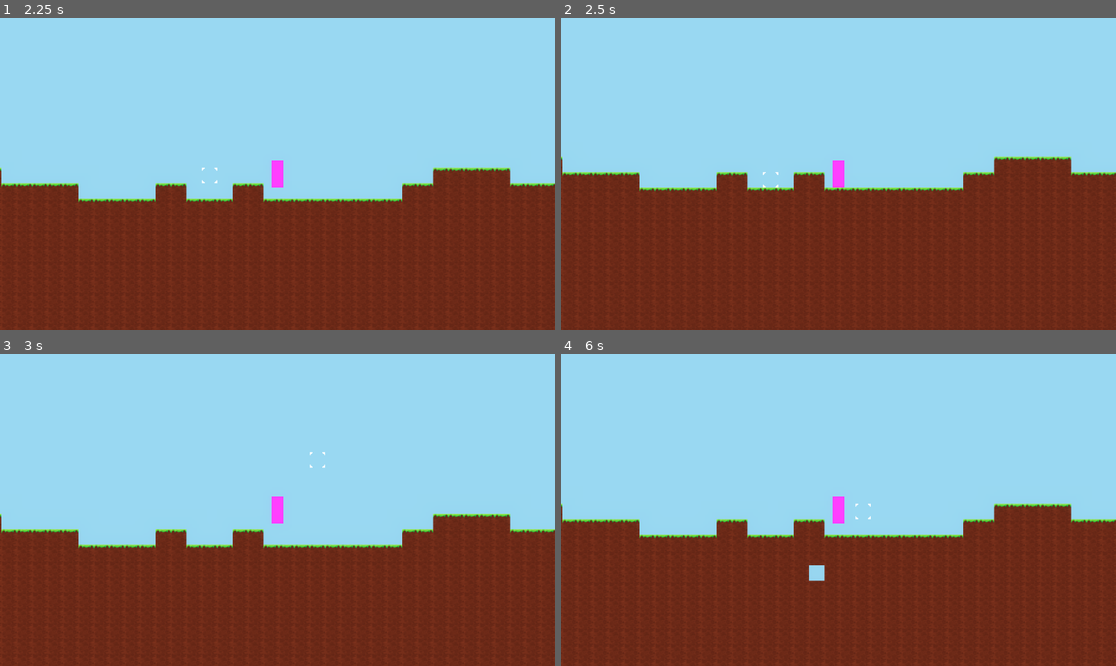
Above: before the commit, frames 1-4 (two rows, left to right).
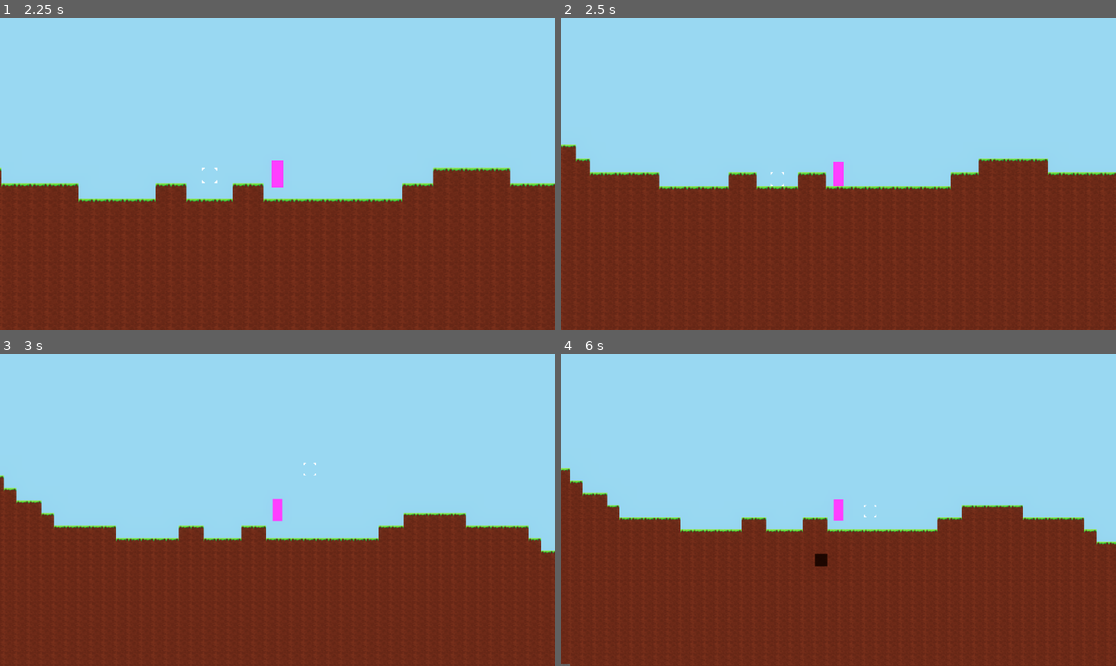
Above: after the commit, the same moments.

Repository: Jpeg0/bladecast
Game: Godot game, scene res://Scenes/MainMenu.tscn
The game is run twice, just before and just after one commit, with the same random seed, the same clock (stepped at 60 frames per second) and the same inputs.
Inputs (mouse positions are in pixels of both pictures, inside the frame that each line leads up to):
- Up to frame 1 (2.25 s): click (277, 198) at 0.5 s; tap Enter at 1.25 s; move the mouse to (399, 158) at 1.27 s; tap A (A) at 1.35 s; click (399, 158) at 1.42 s; tap Space (Jump) at 1.52 s; tap D (D) at 1.55, 2.1 s; move the mouse to (166, 189) at 2.02 s; click (166, 189) at 2.17 s
- Up to frame 2 (2.5 s): tap Space (Jump) at 2.27 s; tap Mouse wheel down (Scroll_Down, bound only after the commit) at 2.3 s
- Up to frame 3 (3 s): tap Space (Jump) at 2.75 s; move the mouse to (333, 441) at 2.77 s; tap Mouse wheel down (Scroll_Down, bound only after the commit) at 2.85 s; click (333, 441) at 2.92 s
- Up to frame 4 (6 s): tap Mouse wheel up (Scroll_Up, bound only after the commit) at 3.05, 3.6 s; move the mouse to (810, 572) at 3.52 s; click (810, 572) at 3.67 s; tap Space (Jump) at 3.77, 4.52, 5.27 s; tap A (A) at 3.8, 4.35 s; move the mouse to (1005, 556) at 4.27 s; click (1005, 556) at 4.42 s; tap D (D) at 4.55, 5.1 s; tap Enter at 5 s; move the mouse to (672, 463) at 5.02 s; click (672, 463) at 5.17 s; tap Mouse wheel down (Scroll_Down, bound only after the commit) at 5.3, 5.85 s; move the mouse to (866, 510) at 5.77 s; click (866, 510) at 5.92 s

Frame 1 is identical in both runs. In frame 2, 2.3% of the frame differs, in the area x 0-100%, y 40-98%; in frame 3, 4.8%; in frame 4, 5.0%, in the area x 0-100%, y 36-100%.

Commit message:
Interpolating Movement

Diff:
--- a/Scenes/Console.tscn
+++ b/Scenes/Console.tscn
@@ -1,6 +1,11 @@
-[gd_scene load_steps=2 format=3 uid="uid://dkadvdqruus1b"]
+[gd_scene load_steps=5 format=3 uid="uid://dkadvdqruus1b"]
 
-[ext_resource type="Script" uid="uid://bbn6xdh1kifo0" path="res://Scenes/console.gd" id="1_n5ki7"]
+[ext_resource type="Script" uid="uid://bbn6xdh1kifo0" path="res://Scripts/console.gd" id="1_n5ki7"]
+[ext_resource type="FontFile" uid="uid://n1art4b3xn17" path="res://Fonts/Bladetype.ttf" id="2_2gegc"]
+
+[sub_resource type="StyleBoxEmpty" id="StyleBoxEmpty_0jqip"]
+
+[sub_resource type="StyleBoxEmpty" id="StyleBoxEmpty_ri8bq"]
 
 [node name="Viewport" type="Camera2D"]
 script = ExtResource("1_n5ki7")
@@ -17,4 +22,21 @@
 offset_bottom = 324.0
 grow_horizontal = 2
 grow_vertical = 2
-text = "SIGMMMAAAA"
+theme_override_constants/line_spacing = 2
+theme_override_fonts/font = ExtResource("2_2gegc")
+theme_override_font_sizes/font_size = 32
+theme_override_styles/normal = SubResource("StyleBoxEmpty_0jqip")
+theme_override_styles/focus = SubResource("StyleBoxEmpty_ri8bq")
+context_menu_enabled = false
+emoji_menu_enabled = false
+scroll_past_end_of_file = true
+
+[node name="Background" type="ColorRect" parent="Console"]
+z_index = -1
+layout_mode = 1
+anchors_preset = 15
+anchor_right = 1.0
+anchor_bottom = 1.0
+grow_horizontal = 2
+grow_vertical = 2
+color = Color(0.201527, 0.201527, 0.201527, 1)
--- a/Scenes/Entities/Client/PlayerClient.tscn
+++ b/Scenes/Entities/Client/PlayerClient.tscn
@@ -1,4 +1,6 @@
-[gd_scene load_steps=3 format=3 uid="uid://cbv8cj81f8t47"]
+[gd_scene load_steps=4 format=3 uid="uid://cbv8cj81f8t47"]
+
+[ext_resource type="Script" uid="uid://d28fm4b04l585" path="res://Scenes/Entities/Client/player_client.gd" id="1_ue2qu"]
 
 [sub_resource type="Gradient" id="Gradient_s3enu"]
 offsets = PackedFloat32Array(1)
@@ -10,6 +12,7 @@
 height = 56
 
 [node name="PlayerClient" type="Node2D"]
+script = ExtResource("1_ue2qu")
 
 [node name="Texture" type="Sprite2D" parent="."]
 texture = SubResource("GradientTexture2D_ue2qu")
--- /dev/null
+++ b/Scenes/Entities/Client/player_client.gd
@@ -0,0 +1,12 @@
+extends Node2D
+
+var prev_pos = Vector2()
+var next_pos = Vector2()
+var weight = 0
+
+func _process(delta: float) -> void:
+	weight += delta
+	position = lerp(prev_pos, next_pos, weight)
+	if weight >= 1:
+		weight = 0
+		prev_pos = position
--- a/Scenes/Entities/Player.tscn
+++ b/Scenes/Entities/Player.tscn
@@ -26,7 +26,21 @@
 fill = 1
 fill_from = Vector2(0.5, 0.5)
 
+[sub_resource type="Gradient" id="Gradient_agccv"]
+interpolation_mode = 2
+offsets = PackedFloat32Array(0, 0.987013)
+colors = PackedColorArray(0.866667, 0.866667, 0.866667, 1, 0, 0, 0, 1)
+
+[sub_resource type="GradientTexture2D" id="GradientTexture2D_g4oe6"]
+gradient = SubResource("Gradient_agccv")
+width = 1024
+height = 1024
+fill = 1
+fill_from = Vector2(0.5, 0.5)
+fill_to = Vector2(0.5, 0)
+
 [node name="Player" type="CharacterBody2D"]
+z_index = -1
 script = ExtResource("1_3kvya")
 
 [node name="Hitbox" type="CollisionShape2D" parent="."]
@@ -36,13 +50,22 @@
 texture = SubResource("GradientTexture2D_agccv")
 
 [node name="Camera" type="Camera2D" parent="."]
+scale = Vector2(0.6, 0.6)
 
 [node name="Sky" type="ColorRect" parent="Camera"]
+light_mask = 0
 z_index = -1
-offset_left = -576.0
-offset_top = -324.0
-offset_right = 576.0
-offset_bottom = 324.0
+anchors_preset = 8
+anchor_left = 0.5
+anchor_top = 0.5
+anchor_right = 0.5
+anchor_bottom = 0.5
+offset_left = -960.0
+offset_top = -540.0
+offset_right = 960.0
+offset_bottom = 540.0
+grow_horizontal = 2
+grow_vertical = 2
 color = Color(0.376471, 0.666667, 0.839216, 1)
 
 [node name="Selected_Block" type="TextureRect" parent="."]
@@ -50,3 +73,7 @@
 offset_right = 32.0
 offset_bottom = 32.0
 texture = SubResource("GradientTexture2D_v402d")
+
+[node name="PointLight2D" type="PointLight2D" parent="."]
+shadow_enabled = true
+texture = SubResource("GradientTexture2D_g4oe6")
--- a/Scenes/World.tscn
+++ b/Scenes/World.tscn
@@ -1,26 +1,47 @@
-[gd_scene load_steps=9 format=3 uid="uid://dqpom6rwf3e5h"]
+[gd_scene load_steps=14 format=3 uid="uid://dqpom6rwf3e5h"]
 
 [ext_resource type="Script" uid="uid://rdipt5lyh84u" path="res://Scripts/core.gd" id="1_5cjrv"]
 [ext_resource type="PackedScene" uid="uid://dg7s1fbyyh3f5" path="res://Scenes/Entities/Player.tscn" id="2_5nsto"]
-[ext_resource type="Script" uid="uid://d2c1e3gux2yt" path="res://Scenes/generate.gd" id="2_gjpho"]
+[ext_resource type="Script" uid="uid://d2c1e3gux2yt" path="res://Scripts/generate.gd" id="2_gjpho"]
 [ext_resource type="Texture2D" uid="uid://d3unqfpwss5v7" path="res://Tilesets/Blocks.png" id="2_j0p05"]
+
+[sub_resource type="OccluderPolygon2D" id="OccluderPolygon2D_gjpho"]
+polygon = PackedVector2Array(-16, -16, 16, -16, 16, 16, -16, 16)
+
+[sub_resource type="OccluderPolygon2D" id="OccluderPolygon2D_p70al"]
+polygon = PackedVector2Array(-16, -16, 16, -16, 16, 16, -16, 16)
+
+[sub_resource type="OccluderPolygon2D" id="OccluderPolygon2D_45d1s"]
+polygon = PackedVector2Array(-16, -16, 16, -16, 16, 16, -16, 16)
+
+[sub_resource type="OccluderPolygon2D" id="OccluderPolygon2D_y7y61"]
+polygon = PackedVector2Array(-16, -16, 16, -16, 16, 16, -16, 16)
+
+[sub_resource type="OccluderPolygon2D" id="OccluderPolygon2D_q2d71"]
+polygon = PackedVector2Array(-16, -16, 16, -16, 16, 16, -16, 16)
 
 [sub_resource type="TileSetAtlasSource" id="TileSetAtlasSource_5nsto"]
 texture = ExtResource("2_j0p05")
 texture_region_size = Vector2i(32, 32)
 0:0/0 = 0
+0:0/0/occlusion_layer_0/polygon_0/polygon = SubResource("OccluderPolygon2D_gjpho")
 0:0/0/physics_layer_0/polygon_0/points = PackedVector2Array(-16, -16, 16, -16, 16, 16, -16, 16)
 1:0/0 = 0
+1:0/0/occlusion_layer_0/polygon_0/polygon = SubResource("OccluderPolygon2D_p70al")
 1:0/0/physics_layer_0/polygon_0/points = PackedVector2Array(-16, -16, 16, -16, 16, 16, -16, 16)
 2:0/0 = 0
+2:0/0/occlusion_layer_0/polygon_0/polygon = SubResource("OccluderPolygon2D_45d1s")
 2:0/0/physics_layer_0/polygon_0/points = PackedVector2Array(-16, -16, 16, -16, 16, 16, -16, 16)
 3:0/0 = 0
+3:0/0/occlusion_layer_0/polygon_0/polygon = SubResource("OccluderPolygon2D_y7y61")
 3:0/0/physics_layer_0/polygon_0/points = PackedVector2Array(-16, -16, 16, -16, 16, 16, -16, 16)
 4:0/0 = 0
+4:0/0/occlusion_layer_0/polygon_0/polygon = SubResource("OccluderPolygon2D_q2d71")
 4:0/0/physics_layer_0/polygon_0/points = PackedVector2Array(-16, -16, 16, -16, 16, 16, -16, 16)
 
 [sub_resource type="TileSet" id="TileSet_gjpho"]
 tile_size = Vector2i(32, 32)
+occlusion_layer_0/light_mask = 1
 physics_layer_0/collision_layer = 1
 sources/0 = SubResource("TileSetAtlasSource_5nsto")
 tile_proxies/coords_level = [[0, Vector2i(0, 0)], [5, Vector2i(0, 0)], [0, Vector2i(0, 1)], [5, Vector2i(0, 1)], [0, Ve …(966 unchanged characters)…
@@ -44,11 +65,14 @@
 script = ExtResource("2_gjpho")
 
 [node name="Foreground_Blocks" type="TileMapLayer" parent="Blocks"]
+light_mask = 2
 tile_set = SubResource("TileSet_gjpho")
 
 [node name="Background_Blocks" type="TileMapLayer" parent="Blocks"]
-modulate = Color(0.8, 0.8, 0.8, 1)
+modulate = Color(0.466667, 0.466667, 0.466667, 1)
+z_index = -1
 tile_set = SubResource("TileSet_gjpho")
+occlusion_enabled = false
 collision_enabled = false
 
 [node name="Entities" type="Node2D" parent="."]
--- a/Scripts/core.gd
+++ b/Scripts/core.gd
@@ -11,13 +11,14 @@
 
 @rpc("any_peer")
 func sync_position(id, player_position):
-	$Players.get_node(str(id)).position = player_position
+	$Players.get_node(str(id)).next_pos = player_position
 
 func spawn_player():
 	player = $Players.get_child(0)
 	player.name = str(multiplayer.get_unique_id())
 	set_multiplayer_authority(multiplayer.get_unique_id())
 	multiplayer.peer_connected.connect(_on_peer_connected)
+	multiplayer.peer_disconnected.connect(_on_peer_disconnected)
 	NetworkManager.player = player
 	$Blocks.player = player
 
@@ -28,5 +29,8 @@
 	if multiplayer.is_server():
 		NetworkManager.send_data(id, "world_seed", $Blocks.world_seed)
 
-func _process(_delta: float) -> void:
-		if is_multiplayer_authority(): rpc("sync_position", multiplayer.get_unique_id(), $Players.get_node(str(multiplayer.get_unique_id())).position)
+func _on_peer_disconnected(id):
+	$Players.get_node(str(id)).queue_free()
+
+func _physics_process(delta: float) -> void:
+	if is_multiplayer_authority(): rpc("sync_position", multiplayer.get_unique_id(), $Players.get_node(str(multiplayer.get_unique_id())).position)
--- a/Scenes/generate.gd
+++ b/Scripts/generate.gd
@@ -1,24 +1,52 @@
 extends Node2D
 
 var terrain_noise = FastNoiseLite.new()
+var coal_ore_noise = FastNoiseLite.new()
+var iron_ore_noise = FastNoiseLite.new()
 var generated_blocks = {}
 var updated_blocks = {}
 var erase
 var erase_background
 var atlas
 var atlas_background
+var coal_ore_atlas = Vector2i(0, 0)
 var dirt_atlas = Vector2i(1, 0)
 var grass_atlas = Vector2i(2, 0)
+var iron_ore_atlas = Vector2i(3, 0)
 var stone_atlas = Vector2i(4, 0)
 var player
 var world_seed
 var spawnpoint
+var coal_ore_thresh: float = -0.91
+var coal_ore_rarity: int = 25
+var iron_ore_thresh: float = -0.95
+var iron_ore_rarity: int = 50
+var initialised = false
+var rng = RandomNumberGenerator.new()
 
 func _ready() -> void:
 	if multiplayer.is_server():
 		world_seed = randi()
 		terrain_noise.seed = world_seed
 		spawnpoint = Vector2(8, terrain_noise.get_noise_1d(0) * 16)
+
+func initialise():
+	terrain_noise.seed = world_seed
+	rng.seed = world_seed
+
+	coal_ore_noise.seed = rng.randi()
+	coal_ore_noise.noise_type = FastNoiseLite.TYPE_CELLULAR
+	coal_ore_noise.fractal_type = FastNoiseLite.FRACTAL_NONE
+	coal_ore_noise.domain_warp_enabled = true
+	coal_ore_noise.domain_warp_amplitude = 15
+
+	rng.seed = coal_ore_noise.seed
+
+	iron_ore_noise.seed = rng.randi()
+	iron_ore_noise.noise_type = FastNoiseLite.TYPE_CELLULAR
+	iron_ore_noise.fractal_type = FastNoiseLite.FRACTAL_NONE
+	iron_ore_noise.domain_warp_enabled = true
+	iron_ore_noise.domain_warp_amplitude = 15
 
 func gen_surface_terrain(x: int, y: int) -> void:
 	var terrain_height: float = terrain_noise.get_noise_1d(x) * 16
@@ -31,6 +59,17 @@
 	if erase: erase_background = true
 	else: atlas_background = atlas
 	if atlas_background == grass_atlas: atlas_background = dirt_atlas
+
+func gen_ores(x: int, y: int) -> void:
+	coal_ore_noise.frequency = 1.0 / coal_ore_rarity
+	iron_ore_noise.frequency = 1.0 / iron_ore_rarity
+
+	if coal_ore_noise.get_noise_2d(x, y) < coal_ore_thresh: atlas = coal_ore_atlas
+	elif iron_ore_noise.get_noise_2d(x, y) < iron_ore_thresh: atlas = iron_ore_atlas
+
+func gen_caves(x: int, y: int) -> void:
+	terrain_noise.frequency = 0.004
+	if terrain_noise.get_noise_2d(x * 4, y * 4) > 0.4: erase = true
 
 func generate() -> void:
 		var camera: Camera2D = player.get_node("Camera")
@@ -48,11 +87,16 @@
 					if !updated_blocks.has(block):
 						terrain_noise.frequency = 0.01
 						gen_surface_terrain(x, y)
+						if atlas == stone_atlas: gen_ores(x, y)
+						gen_caves(x, y)
 						if erase: $Foreground_Blocks.erase_cell(block)
 						else: $Foreground_Blocks.set_cell(block, 0, atlas)
+						if erase_background: $Background_Blocks.erase_cell(block)
+						else: $Background_Blocks.set_cell(block, 0, atlas_background)
 
 func _process(_delta: float) -> void:
 	if NetworkManager.Ncache.has("world_seed"): world_seed = NetworkManager.Ncache["world_seed"]
 	if world_seed and player:
-		terrain_noise.seed = world_seed
+		if not initialised:
+			initialise()
 		generate()
--- a/Scripts/player.gd
+++ b/Scripts/player.gd
@@ -7,6 +7,7 @@
 var background_blocks
 var root: Node2D
 var soft_collision_velocity = Vector2()
+var zoom
 
 func _ready() -> void:
 	set_multiplayer_authority(multiplayer.get_unique_id())
@@ -26,6 +27,17 @@
 	block_pos = foreground_blocks.local_to_map(mouse_pos)
 	if Input.is_mouse_button_pressed(MOUSE_BUTTON_LEFT):
 		NetworkManager.send_block_update(1, true, block_pos, null)
+	if Input.is_mouse_button_pressed(MOUSE_BUTTON_RIGHT):
+		NetworkManager.send_block_update(1, false, block_pos, Vector2i(1, 0))
+
+func camera_zoom() -> void:
+	zoom = $Camera.zoom
+	if Input.is_action_just_released("Scroll_Up"): zoom += zoom / 10
+	elif Input.is_action_just_released("Scroll_Down"): zoom -= zoom / 10
+
+	zoom = zoom.clamp(Vector2(0.1, 0.1), Vector2(10, 10))
+	$Camera.zoom = zoom
+	$Camera.scale = Vector2(DisplayServer.window_get_size().y / 1080.0, DisplayServer.window_get_size().x / 1920.0) / zoom
 
 func soft_collision():
 	for entity in root.get_node("Entities").get_children() + root.get_node("Players").get_children():
@@ -38,6 +50,7 @@
 func _process(delta: float) -> void:
 	player_movement(delta)
 	block_clicked()
+	camera_zoom()
 	soft_collision()
 	velocity += soft_collision_velocity
 	move_and_slide()
--- a/project.godot
+++ b/project.godot
@@ -18,6 +18,10 @@
 [autoload]
 
 NetworkManager="*res://Scripts/network_manager.gd"
+
+[display]
+
+window/vsync/vsync_mode=0
 
 [input]
 
@@ -46,6 +50,21 @@
 "events": [Object(InputEventKey,"resource_local_to_scene":false,"resource_name":"","device":-1,"window_id":0,"alt_press …(191 unchanged characters)…
 ]
 }
+Scroll_Up={
+"deadzone": 0.2,
+"events": [Object(InputEventMouseButton,"resource_local_to_scene":false,"resource_name":"","device":-1,"window_id":0,"alt_pressed":false,"shift_pressed":false,"ctrl_pressed":false,"meta_pressed":false,"button_mask":0,"position":Vector2(0, 0),"global_position":Vector2(0, 0),"factor":1.0,"button_index":4,"canceled":false,"pressed":false,"double_click":false,"script":null)
+]
+}
+Scroll_Down={
+"deadzone": 0.2,
+"events": [Object(InputEventMouseButton,"resource_local_to_scene":false,"resource_name":"","device":-1,"window_id":0,"alt_pressed":false,"shift_pressed":false,"ctrl_pressed":false,"meta_pressed":false,"button_mask":0,"position":Vector2(0, 0),"global_position":Vector2(0, 0),"factor":1.0,"button_index":5,"canceled":false,"pressed":false,"double_click":false,"script":null)
+]
+}
+
+[physics]
+
+common/physics_ticks_per_second=10
+common/physics_jitter_fix=0.0
 
 [rendering]
 
Not shown, added: Scenes/Entities/Client/player_client.gd.uid
Not shown: 1 places in Scenes/Entities/Player.tscn that only renumber resources
Renamed: Scenes/console.gd -> Scripts/console.gd
Renamed: Scenes/console.gd.uid -> Scripts/console.gd.uid
Renamed: Scenes/generate.gd.uid -> Scripts/generate.gd.uid
